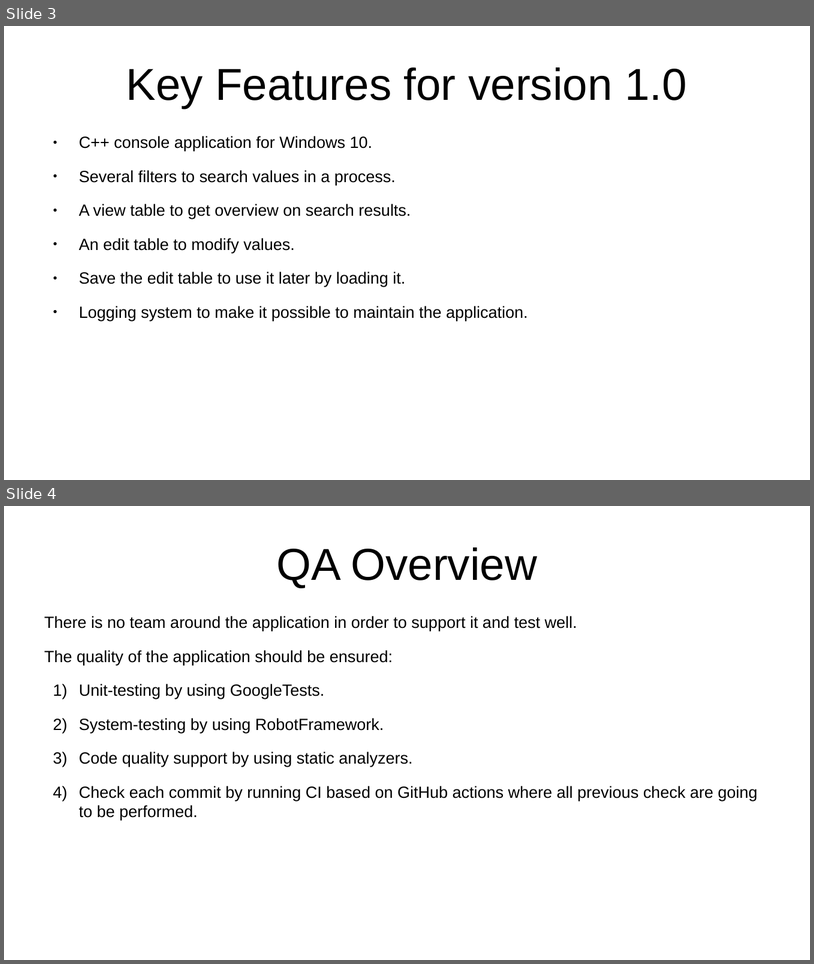
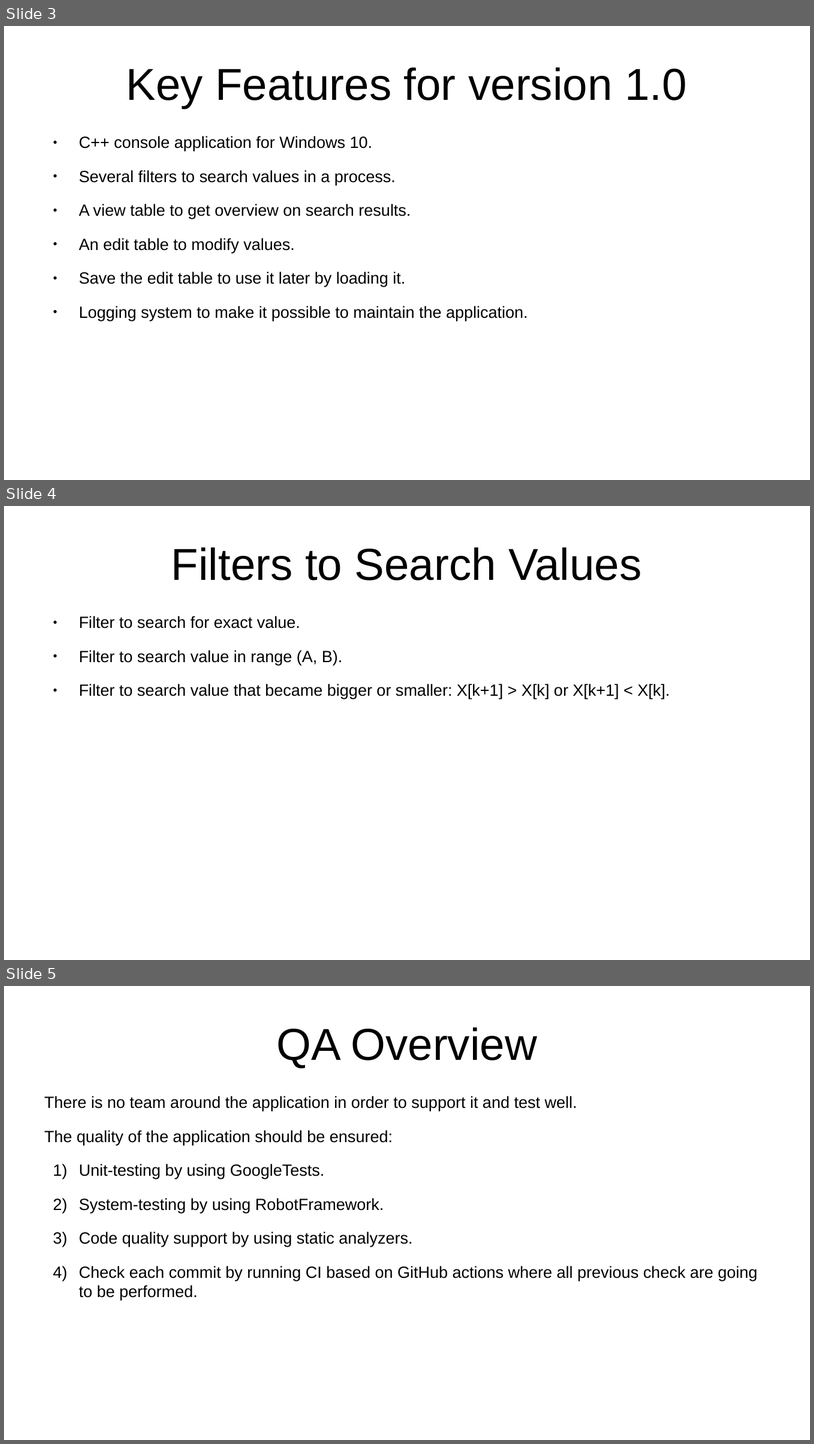
Before and after one commit to annoviko/crwproc, a slide deck: docs/roadmap_release_1.0.odp. Shown one above the other, each under a label of ours: slides 3 and 4 before the commit, slides 3, 4 and 5 after it. The pictures are 814x964 and 814x1444 pixels, drawn with LibreOffice and Linux fonts; fonts in the diff are those of the drawing. Boxes give left, top, right and bottom in pixels: in the first picture for what was removed or moved away, otherwise in the second. Text is boxed around its words. In the diff, an @@ line names an element or a change of style, - is before the commit and + after.

Commit message:
[.] Update roadmap for release 1.0.

```diff
--- a/docs/roadmap_release_1.0.odp
+++ b/docs/roadmap_release_1.0.odp
@@ slide 4 added at box(4, 506, 810, 960), background #FFFFFF @@
@@ title added at box(171, 547, 642, 580), 44 pt, text #000000 @@
+Filters to Search Values
@@ text added at box(79, 616, 670, 699), 16 pt, text #000000 @@
+● Filter to search for exact value.
+● Filter to search value in range (A, B).
+● Filter to search value that became bigger or smaller: X[k+1] > X[k] or X[k+1] < X[k].
@@ what was slide 4 is now slide 5 @@
```
